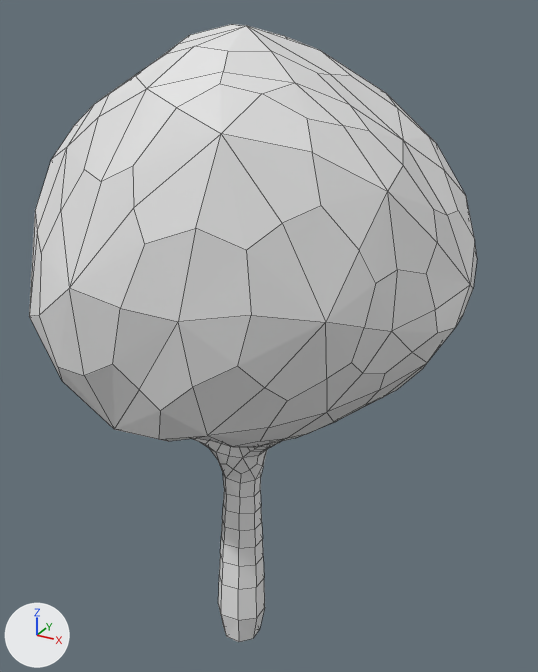
The Blender file Game/BlendFileForGameModels/LowPolyTree1.blend, before and after one commit.
Before and after are seen from a camera (50 mm lens) standing at (5.17, -8.39, 9.62) and looking at (-1.23, 3.24, 3.8). Every picture has the same lights, and +X, +Y and +Z are marked at lower left. Mesh edges are drawn as thin lines.

In view in the first picture: 'Leaves', 'Tree'.
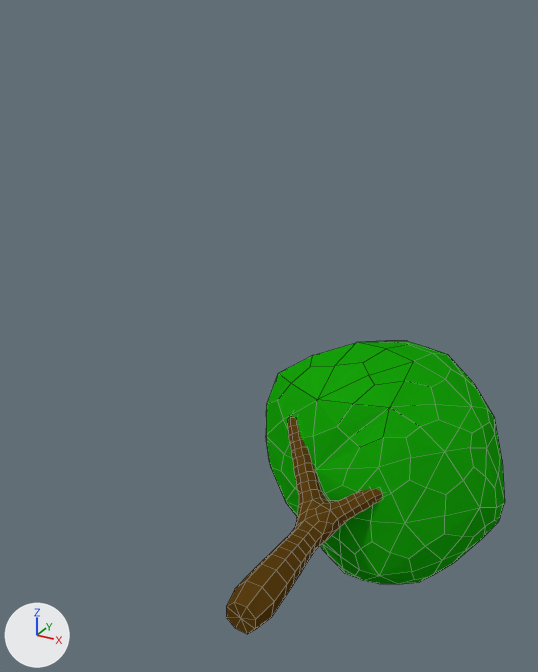
Changed parts and their boxes [x1, y1, x2, y2] in the pictures (538 x 672 px; the box of a moved part takes in the faces that stretch with it):
'Leaves', deleted
    before: [29, 24, 477, 447]
'Tree', reshaped, moved, turned
    before: [191, 438, 281, 642]
    after: [226, 341, 505, 634]
part 1 of me_icosphere_002, added (green)
    after: [266, 341, 505, 584]
part 2 of me_icosphere_002, moved or reshaped
    before: [191, 438, 281, 642]
    after: [226, 416, 383, 634]

What changed in the scene script:
```text
Add mat_leavesmat1:
    mat_leavesmat1 = diffuse_material('LeavesMat1')
    mat_leavesmat1.base_color = (0.00842, 0.367, 0.00332)  # green #17a30b
Add mat_trunkmat1:
    mat_trunkmat1 = diffuse_material('TrunkMat1')
    mat_trunkmat1.base_color = (0.107, 0.0505, 0.00621)  # brown #5c4012
Change me_icosphere_002:
    used by ob_tree; location = (-0.01, 0.03, -0.25); rotation_euler = (0.569, -0.703, -0.386), in degrees (33, -40, -22)
    remove me_icosphere_002.from_pydata(...)  # 246 vertices, 224 faces; spans x -0.25..3.68, y -0.27..2.74, z -0.24..4.62
    add me_icosphere_002.from_pydata(...)  # 488 vertices, 464 faces; spans x -2.87..3.08, y 0.0..9.68, z -3.06..2.37
    me_icosphere_002 part 1: a new loose piece of 242 vertices spanning x -2.87..3.08, y 3.98..9.68, z -3.06..2.37, in mat_leavesmat1 (green #17a30b)
    me_icosphere_002 part 2: 245 vertices removed from x -0.25..3.68, y -0.27..2.74, z -0.24..4.62; 245 vertices added at x -1.56..1.06, y 0.0..4.89, z -1.09..1.35
    add me_icosphere_002.materials.append(mat_trunkmat1)  # brown #5c4012
    add me_icosphere_002.materials.append(mat_leavesmat1)  # green #17a30b
Remove ob_leaves:
    ob_leaves = bpy.data.objects.new('Leaves', me_icosphere_000)
    ob_leaves.location = (0.02, 0.39, 6.46)
    ob_leaves.rotation_euler = (0.569, -0.703, -0.386)  # degrees (33, -40, -22)
Change ob_tree:
    ob_tree.rotation_euler: (0.569, -0.703, -0.386) -> (0.0, 0.0, 0.0)  # degrees (33, -40, -22) -> degrees (0, 0, 0)
    ob_tree.location: (-0.01, 0.03, -0.25) -> (0.0, 0.0, 0.0)
```
